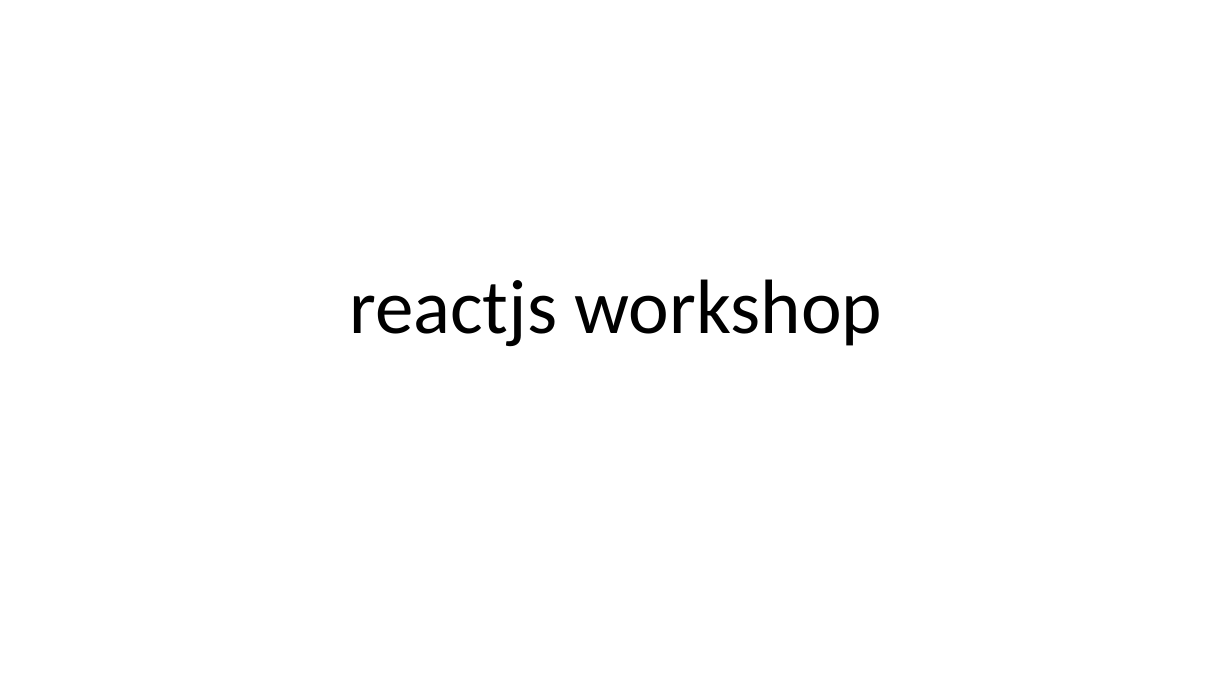
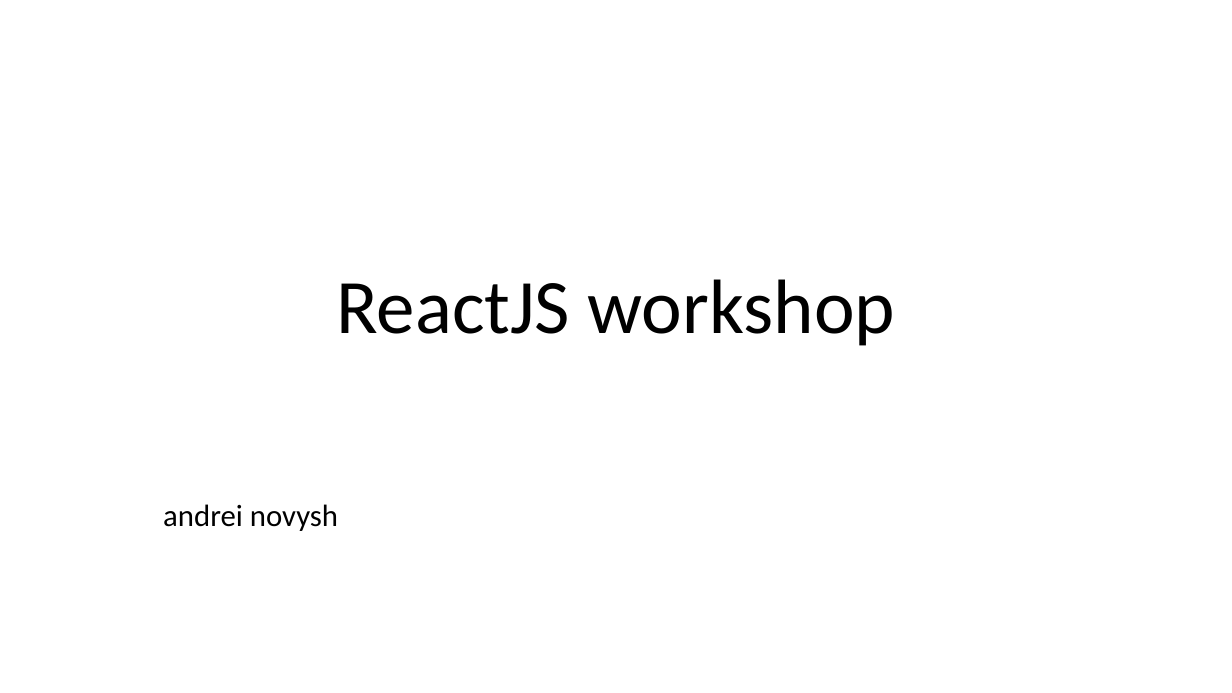
Before and after one commit to whiteb3ar/itechconfessional, a slide deck: slide 1 of reactjs workshop.pptx. Drawn at 1232x693 pixels with LibreOffice and Linux fonts; fonts in the diff are those of the drawing. Boxes give left, top, right and bottom in pixels: in the first picture for what was removed or moved away, otherwise in the second. Text is boxed around its words. In the diff, an @@ line names an element or a change of style, - is before the commit and + after.

```diff
--- a/reactjs workshop.pptx
+++ b/reactjs workshop.pptx
@@ title at box(336, 279, 896, 346): text changed @@
-reactjs workshop
+ReactJS workshop
@@ subtitle added at box(163, 504, 338, 531), 24 pt, text #000000 @@
+andrei novysh
```
Also in this commit, not shown: 2 other slides changed, 4 slides added, 2 slides removed, 29 other files.
